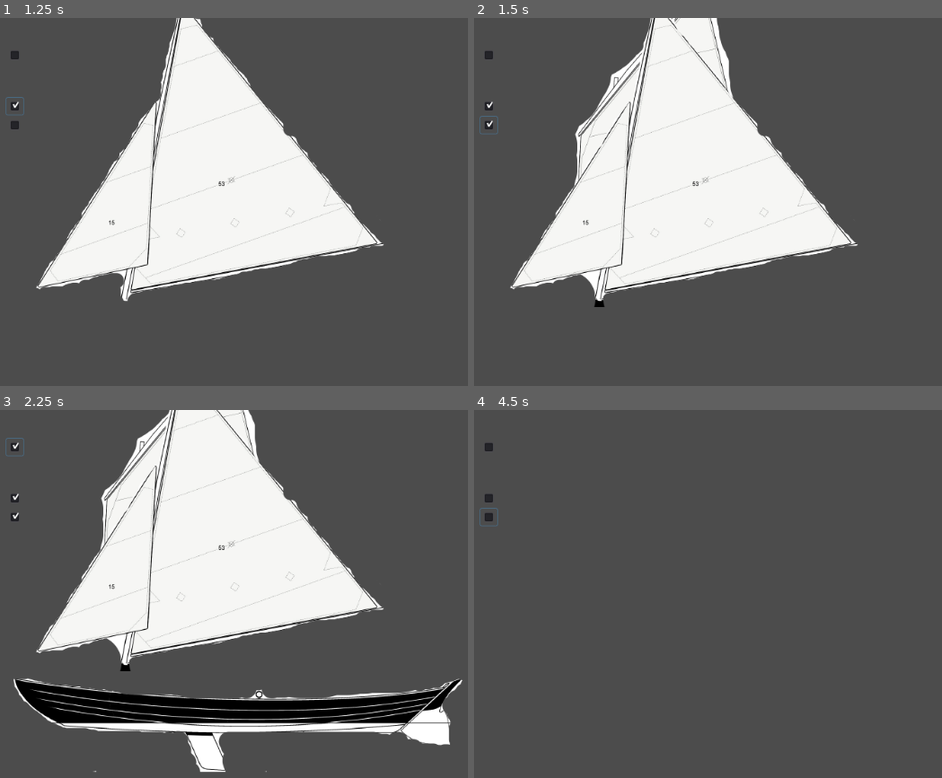
Above: before the commit, frames 1-4 (two rows, left to right).
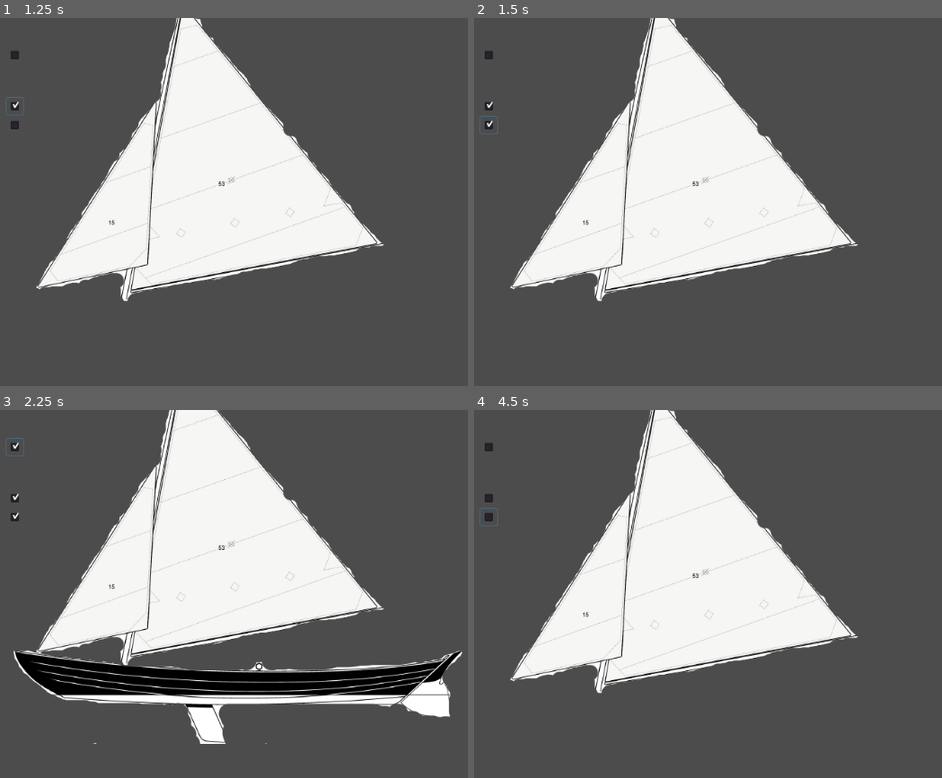
Above: after the commit, the same moments.

Repository: areed97/NewGodotPrototype
Game: Godot game, scene res://Node2D.tscn
Same seed, same stepped clock (60 frames per second), same inputs: the game is played once before the commit and once after it.
Inputs (mouse positions are in pixels of both pictures, inside the frame that each line leads up to):
- Up to frame 1 (1.25 s): click (14, 106) at 0.5 s
- Up to frame 2 (1.5 s): click (488, 124) at 1.25 s
- Up to frame 3 (2.25 s): click (14, 446) at 2 s
- Up to frame 4 (4.5 s): click (488, 446) at 2.75 s; click (488, 498) at 3.5 s; click (488, 516) at 4.25 s

Frame 1 is identical in both runs. In frame 2, 2.8% of the frame differs, in the area x 21-56%, y 0-79%; in frame 3, 18%; in frame 4, 26%, in the area x 7-82%, y 0-78%.

Commit message:
fixing bug

Diff:
--- a/GodotPrototype/Node2D.gd
+++ b/GodotPrototype/Node2D.gd
@@ -8,12 +8,13 @@
 
 # Called when the node enters the scene tree for the first time.
 func _on_CheckBox2_toggled(button_pressed):
-	if (button_pressed):
-		self.find_node("Sail").find_node("Firstsail").get_child(0).show()
-		self.find_node("Base").get_child(0).move_local_y(40)
-	else:
-		self.find_node("Sail").find_node("Firstsail").get_child(0).hide()
-		self.find_node("Base").get_child(0).move_local_y(-40)
+	if(!self.get_node("CheckBox3").pressed):
+		if (button_pressed):
+			self.find_node("Sail").find_node("Firstsail").get_child(0).show()
+			self.find_node("Base").get_child(0).move_local_y(40)
+		else:
+			self.find_node("Sail").find_node("Firstsail").get_child(0).hide()
+			self.find_node("Base").get_child(0).move_local_y(-40)
 
 
 func _on_CheckBox_toggled(button_pressed):
@@ -30,9 +31,10 @@
 
 
 func _on_CheckBox3_toggled(button_pressed):
-	if (button_pressed):
-		self.find_node("Sail").find_node("Othersail").get_child(0).show()
-		self.find_node("Base").get_child(0).move_local_y(40)
-	else:
-		self.find_node("Sail").find_node("Othersail").get_child(0).hide()
-		self.find_node("Base").get_child(0).move_local_y(-40)
+	if(!self.get_node("CheckBox2").pressed):
+		if (button_pressed):
+			self.find_node("Sail").find_node("Othersail").get_child(0).show()
+			self.find_node("Base").get_child(0).move_local_y(40)
+		else:
+			self.find_node("Sail").find_node("Othersail").get_child(0).hide()
+			self.find_node("Base").get_child(0).move_local_y(-40)
